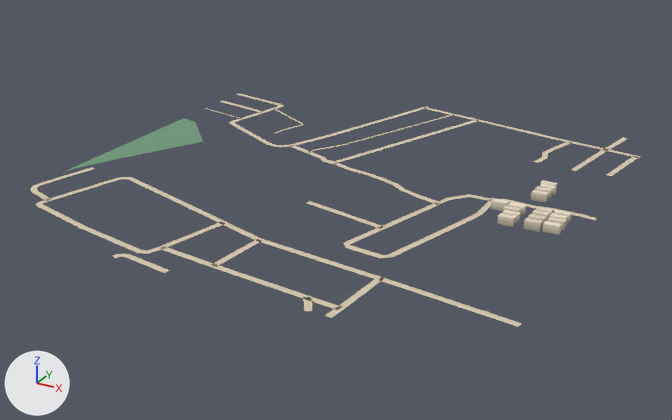
A saved change to the glTF model public/assets/bengaluru-region-v1/tiles/t41_-37-l0.glb.
One viewpoint serves both versions: a 50 mm lens placed at (21162.0, -19011.0, 343.0), pointed at (20753.0, -18266.0, -30.0). The axes (+X, +Y, +Z) are drawn at lower left. The lights are the same throughout. The first picture is the older version.

The first picture shows 'building', 'ground'.
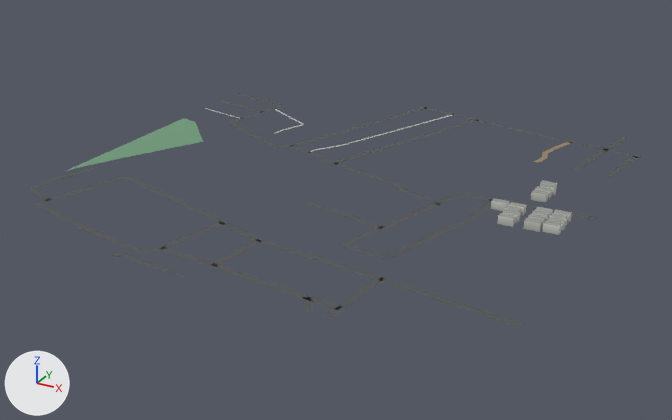
The edits, one by one:
me_building is used by ob_building; location (20500.0, -18500.0, 0.0).
me_building had 136 vertices, 170 faces and spanned x 408.9..480.7, y 215.7..316.5, z 0.0..8.0.
me_building now has 136 vertices, 204 faces and spans x 408.9..480.7, y 215.7..316.5, z 0.0..8.0.
me_building part 1: 170 kept faces spanning x 408.9..480.7, y 215.7..316.5, z 0.0..8.0 get new vertex colours.
Edits to the shape of me_building do not show in these pictures.
me_ground is used by ob_ground; location (20500.0, -18500.0, 0.0).
Verts and faces of me_ground; kept vertices keep their numbers, new ones are numbered from 426.
Before the commit, vertices of me_ground: 320 (459.0, 451.0, 1.0) at pixel (603, 149), 321 (465.0, 450.0, 1.0) at pixel (608, 150), 322 (464.0, 476.0, 1.0) at pixel (613, 143), 323 (470.0, 475.0, 1.0) at pixel (618, 144), 324 (469.0, 501.0, 1.0) at pixel (623, 137).
Before the commit, vertices of me_ground: 325 (475.0, 499.0, 1.0) at pixel (628, 138).
me_ground had 426 vertices, 394 faces and spanned x -1.0..501.0, y -3.0..501.0, z 1.0.
me_ground now has 432 vertices, 400 faces and spans x 0.0..500.0, y 0.0..500.0, z 1.0.
Part 2, on me_ground:
5 vertices are removed from x -1.0..63.0, y 335.0..437.0, z 1.0.
10 faces are deleted.
3 vertices in x 31.0..72.0, y 357.0..417.0, z 1.0 move by (-1.0, 0.0, 0.0).
5 vertices move from x 34.0..74.0, y 388.0..430.0, z 1.0 to x 38.0..74.0, y 388.0..429.0, z 1.0.
9 vertices are added at x 0.0..63.0, y 334.0..437.0, z 1.0.
14 new faces join them.
Part 3, on me_ground:
5 vertices are removed from x 176.0..461.0, y -1.0..64.0, z 1.0.
9 faces are deleted.
3 vertices in x 73.0..366.0, y 10.0..144.0, z 1.0 move by (-1.0, 0.0, 0.0).
3 vertices in x 71.0..364.0, y 4.0..227.0, z 1.0 move by (1.0, 0.0, 0.0).
18 vertices move from x 171.0..421.0, y -3.0..280.0, z 1.0 to x 177.0..413.0, y 0.0..280.0, z 1.0.
7 vertices are added at x 170.0..476.0, y 0.0..66.0, z 1.0.
11 new faces join them.
Part 4, on me_ground:
Vertices deleted: 322 to 325 (with the faces that use them).
New vertex 441 is at (471.0, 478.0, 1.0), pixel (620, 143).
New vertex 442 is at (465.0, 479.0, 1.0), pixel (614, 142).
New vertex 443 is at (469.0, 500.0, 1.0), pixel (623, 137).
New vertex 444 is at (475.0, 500.0, 1.0), pixel (628, 138).
New faces: (320, 321, 441), (320, 441, 442), (441, 443, 442), (441, 444, 443).
me_ground part 5: 326 kept faces spanning x 0.0..500.0, y 0.0..500.0, z 1.0 get new vertex colours; the middle colour goes from beige #d7c9ae to dark grey #535556.
Other edits to the shape of me_ground do not show in these pictures.

What differs and where, as boxes (x1, y1, x2, y2) in the pictures (672 x 420 px; the box of a moved part takes in the faces that stretch with it):
part 1 of me_building, recoloured
    both: (491, 180, 572, 235)
part 2 of me_ground, moved or reshaped
    before: (205, 93, 283, 130)
    after: (205, 93, 284, 130)
part 3 of me_ground, moved or reshaped
    before: (109, 160, 522, 327)
    after: (109, 160, 521, 327)
part 4 of me_ground, moved or reshaped
    before: (604, 137, 629, 150)
    after: (605, 137, 629, 150)
part 5 of me_ground, recoloured
    both: (31, 100, 641, 318)
